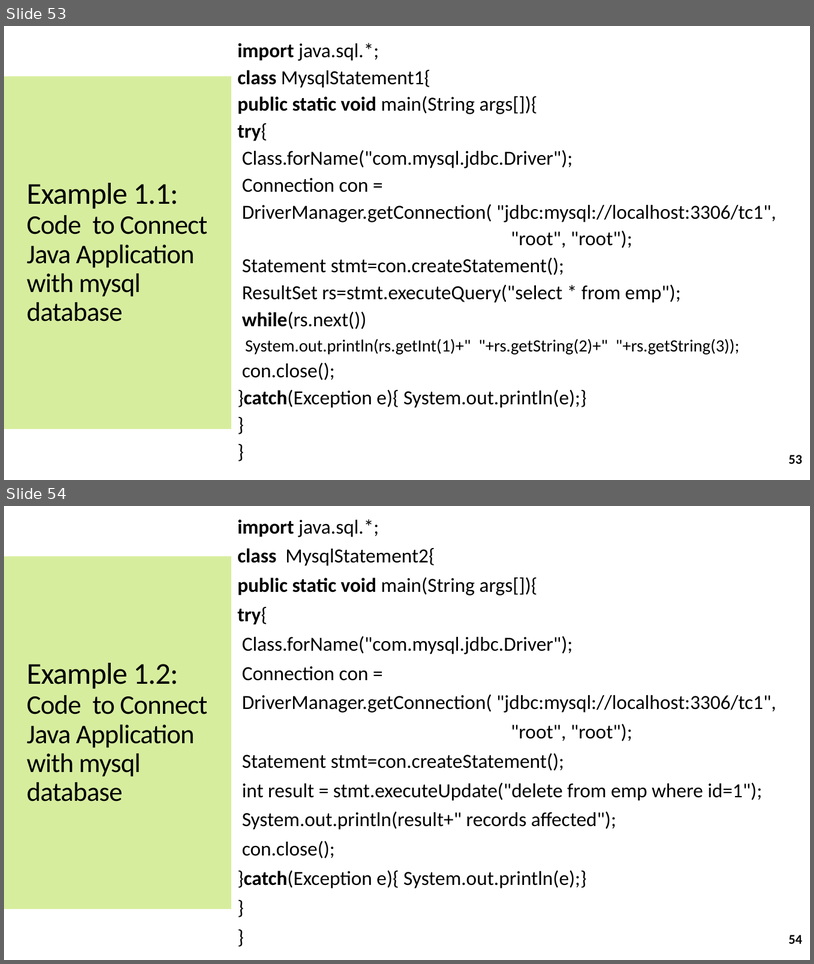
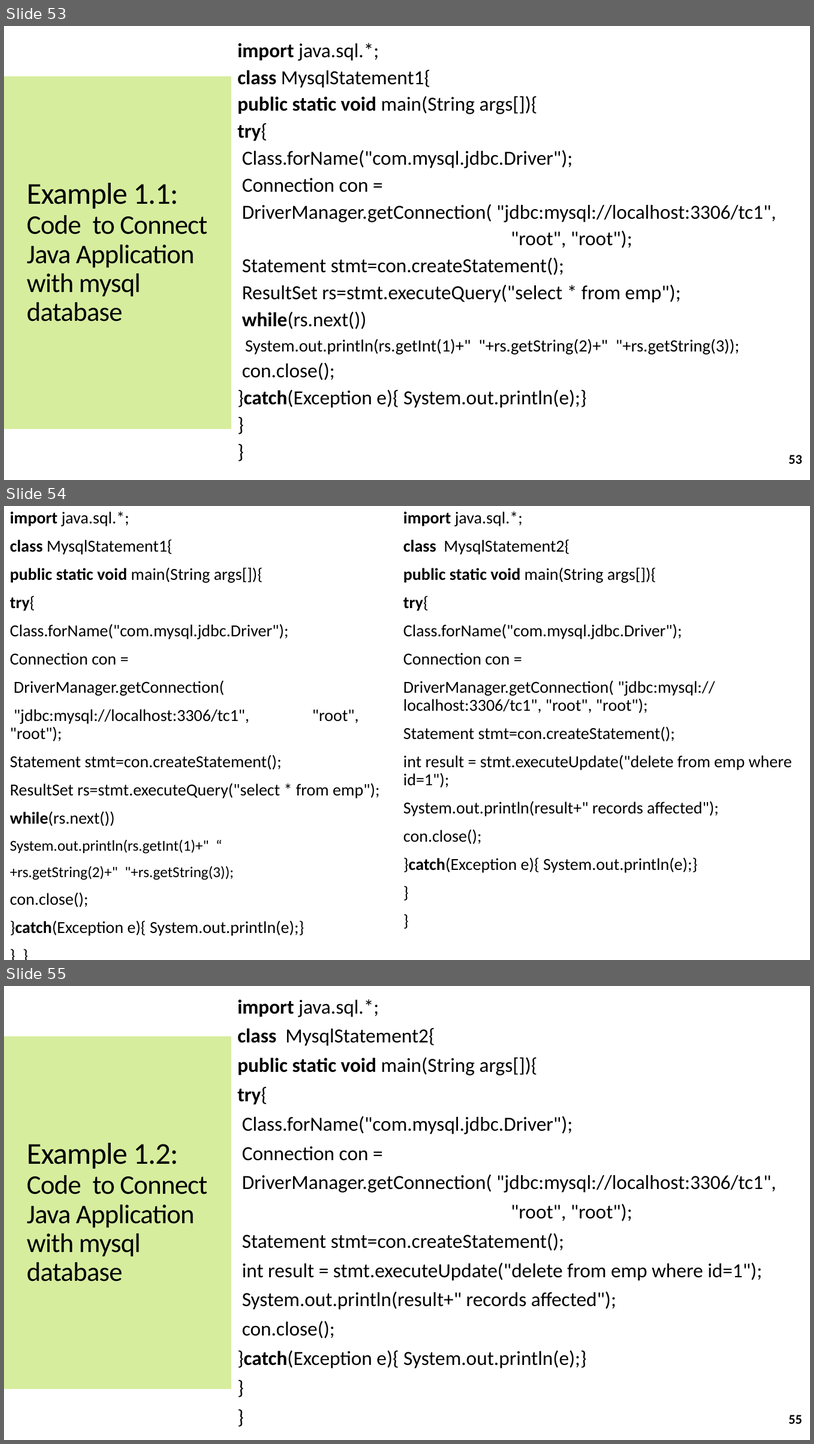
Before and after one commit to jrambasana/AJP2022-code, a slide deck: AJP Slides/AJP - Unit 2 - JDBC.pptx. Shown one above the other, each under a label of ours: slides 53 and 54 before the commit, slides 53, 54 and 55 after it. The pictures are 814x964 and 814x1444 pixels, drawn with LibreOffice and Linux fonts; fonts in the diff are those of the drawing. Boxes give left, top, right and bottom in pixels: in the first picture for what was removed or moved away, otherwise in the second. Text is boxed around its words. In the diff, an @@ line names an element or a change of style, - is before the commit and + after.

```diff
--- a/AJP Slides/AJP - Unit 2 - JDBC.pptx
+++ b/AJP Slides/AJP - Unit 2 - JDBC.pptx
@@ slide 54 added at (4, 506, 810, 960), background #FFFFFF @@
@@ text added at (10, 511, 380, 936), 20 pt, text #000000 @@
+import java.sql.*;
+class MysqlStatement1{
+public static void main(String args[]){
+try{
+Class.forName("com.mysql.jdbc.Driver");
+Connection con =
+DriverManager.getConnection(
+"jdbc:mysql://localhost:3306/tc1", "root", "root");
+Statement stmt=con.createStatement();
+ResultSet rs=stmt.executeQuery("select * from emp");
+while(rs.next())
+System.out.println(rs.getInt(1)+" “
++rs.getString(2)+" "+rs.getString(3));
+con.close();
+}catch(Exception e){ System.out.println(e);}
+} }
@@ text added at (404, 511, 792, 873), 20 pt, text #000000 @@
+import java.sql.*;
+class MysqlStatement2{
+public static void main(String args[]){
+try{
+Class.forName("com.mysql.jdbc.Driver");
+Connection con =
+DriverManager.getConnection( "jdbc:mysql://localhost:3306/tc1", "root", "root");
+Statement stmt=con.createStatement();
+int result = stmt.executeUpdate("delete from emp where id=1");
+System.out.println(result+" records affected");
+con.close();
+}catch(Exception e){ System.out.println(e);}
+}
+}
@@ what was slide 54 is now slide 55 @@
@@ page number at (789, 1414, 803, 1423): text changed @@
-54
+55
```
Also in this commit, not shown: 2 slides changed.
